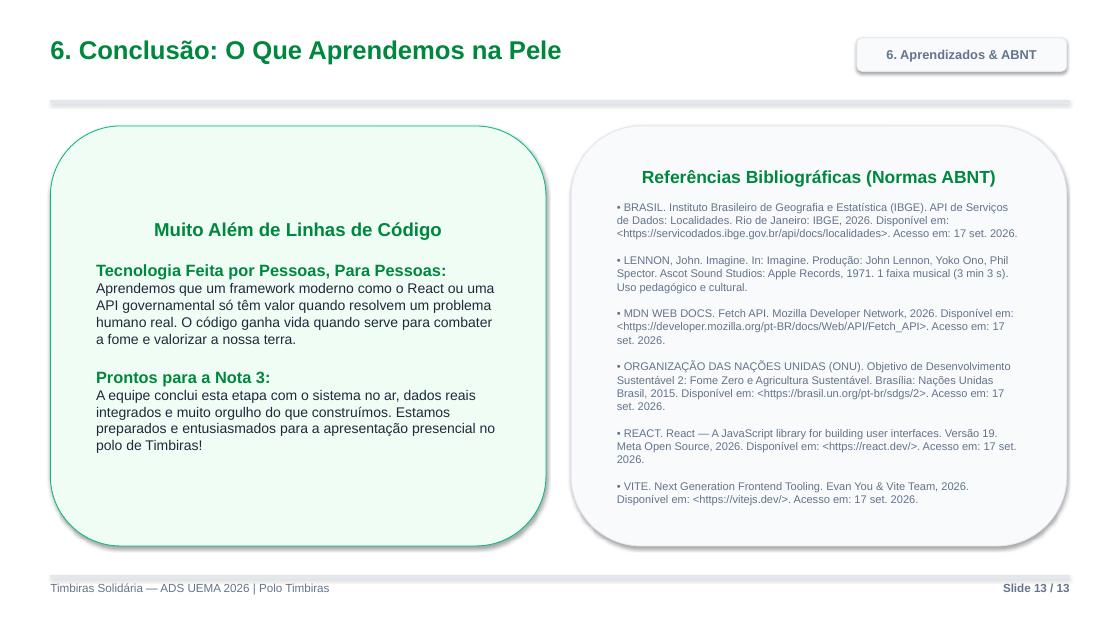
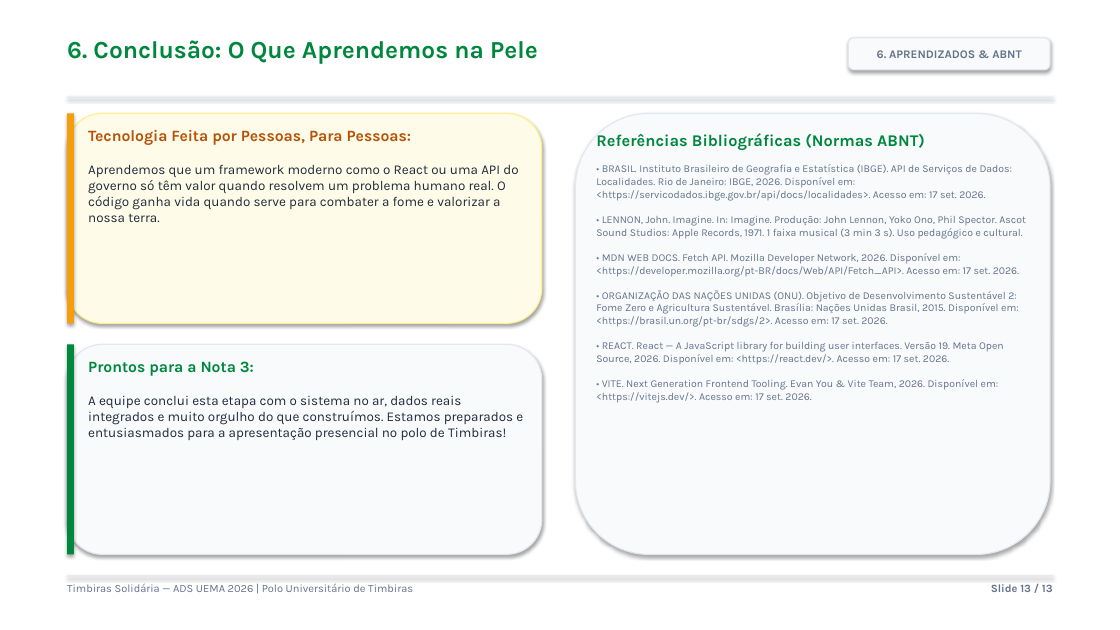
Before and after one commit to ambersonrogers/timbiras-solidaria, a slide deck: slide 13 of Relatorio_Atividade_2_Slides.pptx. Drawn at 1120x630 pixels with LibreOffice and Linux fonts; fonts in the diff are those of the drawing. Boxes give left, top, right and bottom in pixels: in the first picture for what was removed or moved away, otherwise in the second. Text is boxed around its words. In the diff, an @@ line names an element or a change of style, - is before the commit and + after.

```diff
--- a/Relatorio_Atividade_2_Slides.pptx
+++ b/Relatorio_Atividade_2_Slides.pptx
@@ text "6. Conclusão: O Que Aprendemos ..." moved from (x1=50, y1=40, x2=562, y2=65) to (x1=67, y1=40, x2=538, y2=64) @@
@@ text "6. Conclusão: O Que Aprendemos ..." at (x1=67, y1=40, x2=538, y2=64): size 22 to 21 pt, font Arial to Karla @@
@@ rounded rectangle "6. APRENDIZADOS & ABNT" resized from (x1=857, y1=38, x2=1067, y2=71) to (x1=849, y1=38, x2=1050, y2=70) @@
@@ rounded rectangle "6. APRENDIZADOS & ABNT" at (x1=849, y1=38, x2=1050, y2=70): outline #E2E8F0 0.75 pt to #E2E8F0 1 pt @@
@@ text in rounded rectangle at (x1=877, y1=50, x2=1021, y2=58): text changed; size 11 to 10 pt; font Arial to Karla @@
-6. Aprendizados & ABNT
+6. APRENDIZADOS & ABNT
@@ rectangle at (x1=67, y1=97, x2=1053, y2=97): outline #E2E8F0 0.75 pt to none @@
@@ rectangle resized from (x1=50, y1=101, x2=1070, y2=103) to (x1=67, y1=97, x2=1053, y2=97) @@
@@ rounded rectangle resized from (x1=50, y1=126, x2=546, y2=546) to (x1=67, y1=113, x2=542, y2=323) @@
@@ rounded rectangle at (x1=67, y1=113, x2=542, y2=323): fill #F0FDF4 to #FEFCE8; outline #10B981 0.75 pt to #FEF08A 1 pt @@
@@ rectangle added at (x1=67, y1=113, x2=74, y2=323), fill #F59E0B @@
@@ rounded rectangle added at (x1=576, y1=113, x2=1050, y2=555), fill #F8FAFC, outline #E2E8F0 1 pt @@
@@ text added at (x1=88, y1=130, x2=518, y2=222), 11.5 pt, text #1E293B @@
+Tecnologia Feita por Pessoas, Para Pessoas:
+Aprendemos que um framework moderno como o React ou uma API do governo só têm valor quando resolvem um problema humano real. O código ganha vida quando serve para combater a fome e valorizar a nossa terra.
@@ text "Referências Bibliográficas (Normas ABNT)" moved from (x1=571, y1=126, x2=1067, y2=546) to (x1=596, y1=133, x2=1026, y2=403) @@
@@ text "Referências Bibliográficas (Normas ABNT)" at (x1=596, y1=133, x2=1026, y2=403): size 15 to 14 pt in "Referências Bibliográficas (Normas ABNT)"; font Arial to Karla, size 9.5 to 9 pt; alignment centre to left; vertical alignment middle to top; fill #F8FAFC to none; outline #E2E8F0 0.75 pt to none; shadow off @@
@@ text in rounded rectangle at (x1=96, y1=222, x2=496, y2=453): text removed @@
-Muito Além de Linhas de Código
-Tecnologia Feita por Pessoas, Para Pessoas:
-Aprendemos que um framework moderno como o React ou uma API governamental só têm valor quando resolvem um problema humano real. O código ganha vida quando serve para combater a fome e valorizar a nossa terra.
-Prontos para a Nota 3:
-A equipe conclui esta etapa com o sistema no ar, dados reais integrados e muito orgulho do que construímos. Estamos preparados e entusiasmados para a apresentação presencial no polo de Timbiras!
@@ rounded rectangle added at (x1=67, y1=344, x2=542, y2=555), fill #F8FAFC, outline #E2E8F0 1 pt @@
@@ rectangle added at (x1=67, y1=344, x2=74, y2=555), fill #00873E @@
@@ text added at (x1=88, y1=361, x2=523, y2=440), 11.5 pt, text #1E293B @@
+Prontos para a Nota 3:
+A equipe conclui esta etapa com o sistema no ar, dados reais integrados e muito orgulho do que construímos. Estamos preparados e entusiasmados para a apresentação presencial no polo de Timbiras!
@@ text at (x1=67, y1=583, x2=413, y2=592): text changed; size 10 to 9.5 pt; font Arial to Karla @@
-Timbiras Solidária — ADS UEMA 2026 | Polo Timbiras
+Timbiras Solidária — ADS UEMA 2026 | Polo Universitário de Timbiras
@@ rectangle resized from (x1=50, y1=576, x2=1070, y2=577) to (x1=67, y1=576, x2=1053, y2=576) @@
@@ rectangle at (x1=67, y1=576, x2=1053, y2=576): outline #E2E8F0 0.75 pt to none @@
@@ text "Slide 13 / 13" moved from (x1=1003, y1=583, x2=1070, y2=592) to (x1=991, y1=584, x2=1053, y2=592) @@
@@ text "Slide 13 / 13" at (x1=991, y1=584, x2=1053, y2=592): size 10 to 9.5 pt, font Arial to Karla @@
```
Also in this commit, not shown: 12 other slides changed, 1 other file.
